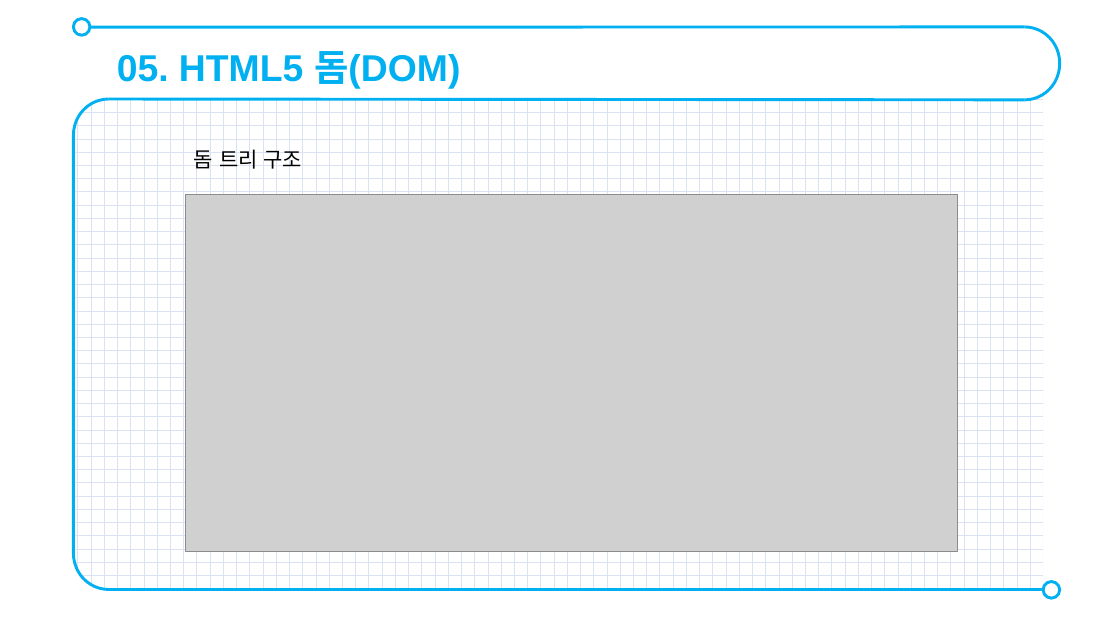
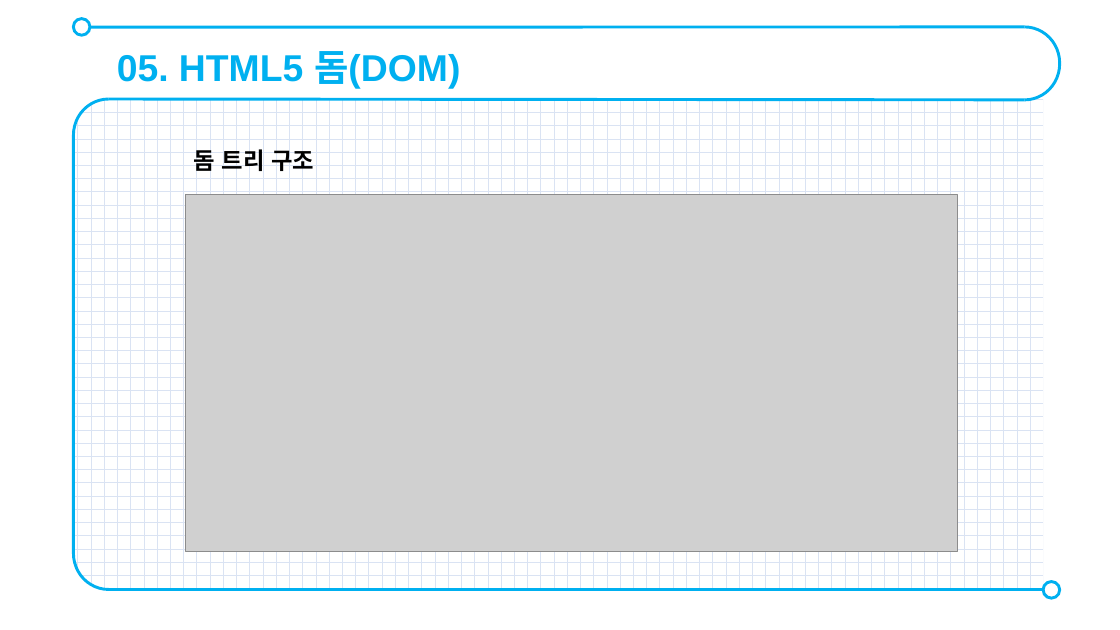
Before and after one commit to Kaya270191/StudyForWorkplace, a slide deck: slide 6 of WeeklyStudy/HTML_정가영.pptx. Drawn at 1120x630 pixels with LibreOffice and Linux fonts; fonts in the diff are those of the drawing; grey boxes stand for pictures. Boxes give left, top, right and bottom in pixels: in the first picture for what was removed or moved away, otherwise in the second. Text is boxed around its words. In the diff, an @@ line names an element or a change of style, - is before the commit and + after.

```diff
--- a/WeeklyStudy/HTML_정가영.pptx
+++ b/WeeklyStudy/HTML_정가영.pptx
@@ text "돔 트리 구조" at (194,149,314,171): size 18 to 20 pt, bold on @@
```
Also in this commit, not shown: 7 other slides changed, 2 other files.
